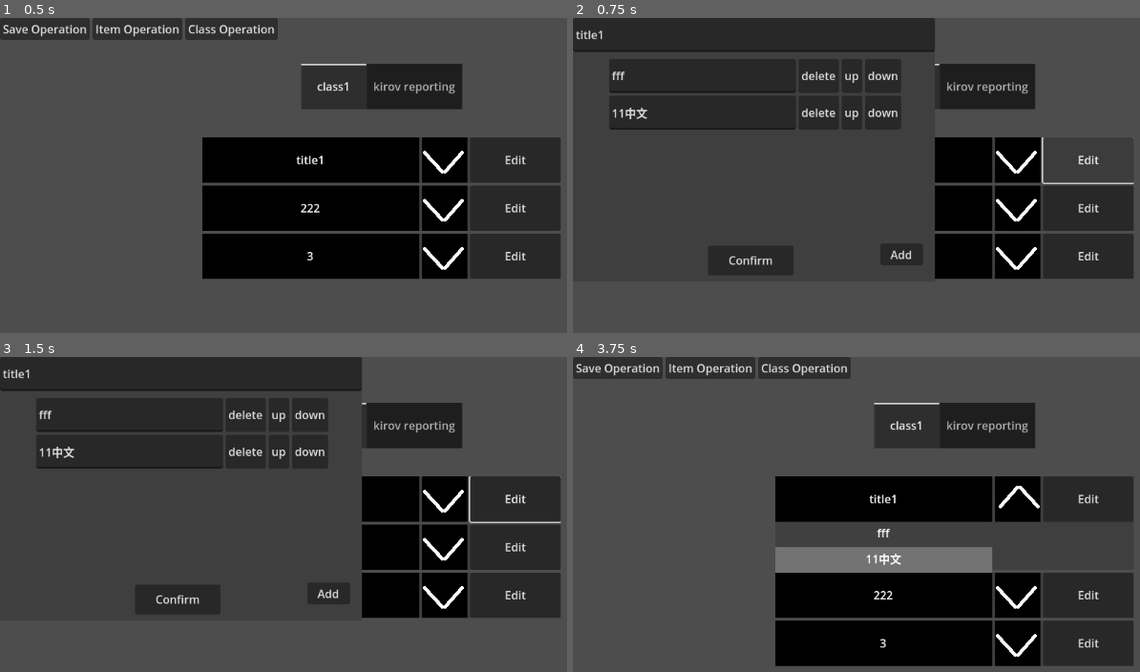
Above: before the commit, frames 1-4 (two rows, left to right).
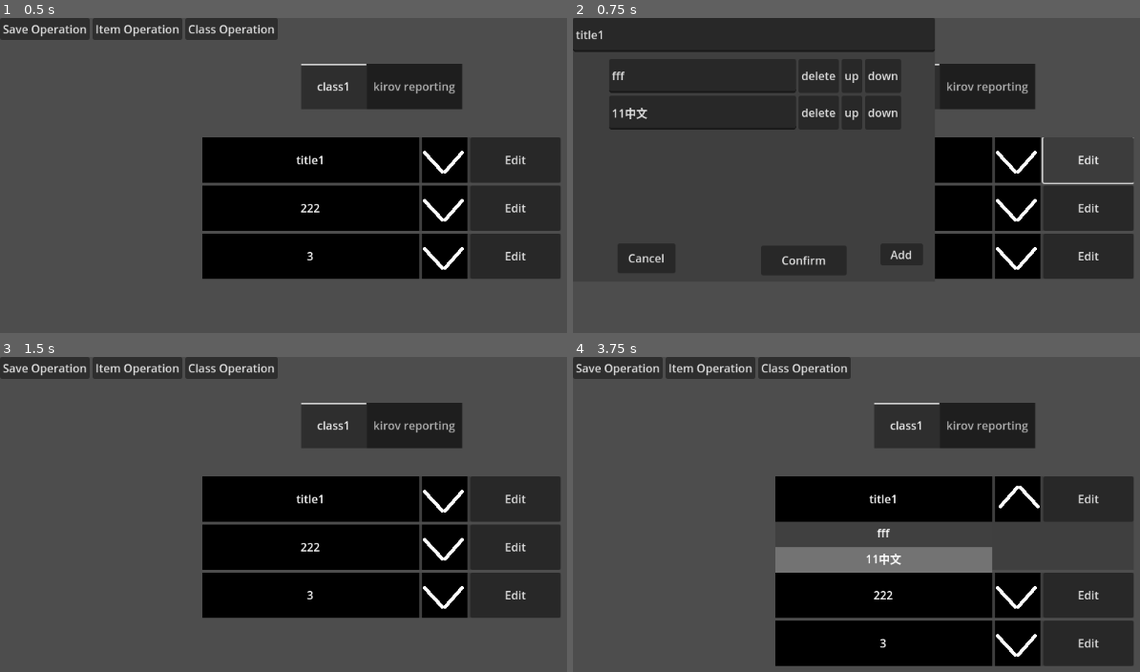
Above: after the commit, the same moments.

Repository: lfoxhlnut/KeyManager
Game: Godot game, scene res://ui/main.tscn
Same seed, same stepped clock (60 frames per second), same inputs: the game is played once before the commit and once after it.
Inputs (mouse positions are in pixels of both pictures, inside the frame that each line leads up to):
- Up to frame 1 (0.5 s): no input
- Up to frame 2 (0.75 s): click "Edit" at 0.5 s
- Up to frame 3 (1.5 s): click (73, 596) at 1.25 s, where only the run after the commit has a clickable "Cancel"
- Up to frame 4 (3.75 s): click (748, 599) at 2 s, where only the run before the commit has a clickable "Confirm"; click "title1" at 2.75 s; click (1015, 498) at 3.52 s

Frame 1 is identical in both runs. In frame 2, 0.3% of the frame differs, in the area x 9-45%, y 74-79%; in frame 3, 28%, in the area x 0-99%, y 0-83%; in frame 4, nothing differs.

Commit message:
cancel button added in edit_window

Diff:
--- a/script/content.gd
+++ b/script/content.gd
@@ -2,8 +2,6 @@
 extends Control
 
 const ItemTscn := preload("res://ui/item.tscn")
-const EditWindowTscn = preload("res://ui/edit_window.tscn")
-const InfoInputTscn = preload("res://ui/info_input.tscn")
 @export var min_title_text_size: int = 12	# 官方没有提供 tab min width 这样的功能, 出此下策
 
 var data_dict: Dictionary = {}:
--- a/script/data.gd
+++ b/script/data.gd
@@ -5,12 +5,12 @@
 const delimiter = "`"
 
 var title: String
-#var info_num: int
 var info: PackedStringArray = []:
 	set(v):
 		info = v.duplicate()
+var valid := true	# 用于判定该 Data 是否是用户输入的(逻辑由返回 Data 的函数/信号等处理)
 
-
+# TODO: string param, init()
 func _init(_title: String = "", _info: Array[String] = []) -> void:
 	title = _title
 	info = _info
--- a/script/edit_window.gd
+++ b/script/edit_window.gd
@@ -2,6 +2,8 @@
 extends Panel
 
 signal confirmed(_data: Data)
+## canceled will emit automatically after confirmed emit
+signal canceled
 
 
 const GROUP_NAME := "ew_body_le"
@@ -117,8 +119,8 @@
 	for i: MyLineEdit in get_lines():
 		if i.text != "":	# 忽略无效项
 			data.info.append(i.text)
-
 	confirmed.emit(data)
+	canceled.emit()
 
 
 func get_lines(reverse: bool = false) -> Array[MyLineEdit]:
@@ -138,3 +140,7 @@
 
 func _on_add_pressed() -> void:
 	vbox.add_child(create_hbox())
+
+
+func _on_cancel_pressed() -> void:
+	canceled.emit()
--- a/script/item.gd
+++ b/script/item.gd
@@ -73,14 +73,17 @@
 		ew.global_position = 0.5 * Global.WIN_SIZE - 0.5 * ew.size
 	)
 
+	# 现在这样写也行, 也可考虑用 menu(或者将来可能是 hud)的方法 get data from ew
 	ew.confirmed.connect(func(_data: Data):
-		data = _data	# 即使 _data 是空的, 也想不出阻止用户这样做的理由
-		ew.queue_free()
-		Global.get_hud().exclusive_mouse = false
+		data = _data
 		data_modified.emit()
 	)
 	Global.get_hud().add_child(ew)
 	Global.get_hud().exclusive_mouse = true
+
+	await ew.canceled
+	ew.queue_free()
+	Global.get_hud().exclusive_mouse = false
 
 
 func _on_head_or_body_resized() -> void:
--- a/script/main.gd
+++ b/script/main.gd
@@ -26,6 +26,7 @@
 
 
 func _on_menu_item_add_pressed(data: Data) -> void:
+	# 空的数据不被承认
 	if not data.is_empty():
 		content.add_item(data)
 
@@ -38,4 +39,7 @@
 func _on_menu_item_manage_pressed() -> void:
 	var old_data := content.get_current_class_info()
 	var modified := await menu.get_data_from_ew(old_data)
-	content.modify_current_class(modified)
+
+	# 用户按的不是 Cancel 才承认这次操作. 也可考虑把获取 modified 的工作放给 item_manage 这个信号, 就像 save, load 一样
+	if modified.valid:
+		content.modify_current_class(modified)
--- a/script/menu.gd
+++ b/script/menu.gd
@@ -89,6 +89,10 @@
 	file_dialog.hide()
 
 
+# 不要主动使用这个变量
+var _res: Data = Data.new()
+# 可以考虑做成 HUD 的方法
+## 如果返回的 Data 的 valid 是无效的, 那么不保证 Data 的其他信息是有用的(也不保证是空的)
 func get_data_from_ew(default: Data = Data.new()) -> Data:
 	var ew: EditWindow = EditWindowTscn.instantiate()
 	ew.data = default
@@ -97,10 +101,14 @@
 	hud.add_child(ew)
 	hud.exclusive_mouse = true
 
-	var res: Data = await ew.confirmed
+	_res.valid = false
+	ew.confirmed.connect(func(d: Data):
+		_res = d
+	)
+	await ew.canceled
 	ew.queue_free()
 	hud.exclusive_mouse = false
-	return res
+	return _res
 
 
 # 可以考虑做成 HUD 的方法
@@ -142,7 +150,9 @@
 func _on_item_operation_index_pressed(index: int) -> void:
 	match index:
 		ItemOp.ADD:
-			item_add_pressed.emit(await get_data_from_ew())
+			var d := await get_data_from_ew()
+			if d.valid:
+				item_add_pressed.emit(d)
 		ItemOp.MANAGE:
 			item_manage_pressed.emit()
 		_:
--- a/ui/edit_window.tscn
+++ b/ui/edit_window.tscn
@@ -23,6 +23,8 @@
 anchor_right = 1.0
 anchor_bottom = 0.847185
 metadata/_edit_use_anchors_ = true
+metadata/_edit_group_ = true
+metadata/_edit_lock_ = true
 
 [node name="Add" type="Button" parent="Body"]
 layout_mode = 1
@@ -60,13 +62,26 @@
 anchor_top = 1.0
 anchor_right = 0.5
 anchor_bottom = 1.0
-offset_left = -65.0
+offset_left = 10.0
 offset_top = -51.0
-offset_right = 56.0
+offset_right = 131.0
 offset_bottom = -9.0
 grow_horizontal = 2
 grow_vertical = 0
 text = "Confirm"
 
+[node name="Cancel" type="Button" parent="."]
+layout_mode = 1
+anchors_preset = 2
+anchor_top = 1.0
+anchor_bottom = 1.0
+offset_left = 63.0
+offset_top = -54.0
+offset_right = 145.0
+offset_bottom = -12.0
+grow_vertical = 0
+text = "Cancel"
+
 [connection signal="pressed" from="Body/Add" to="." method="_on_add_pressed"]
 [connection signal="pressed" from="Confirm" to="." method="_on_confirm_pressed"]
+[connection signal="pressed" from="Cancel" to="." method="_on_cancel_pressed"]
